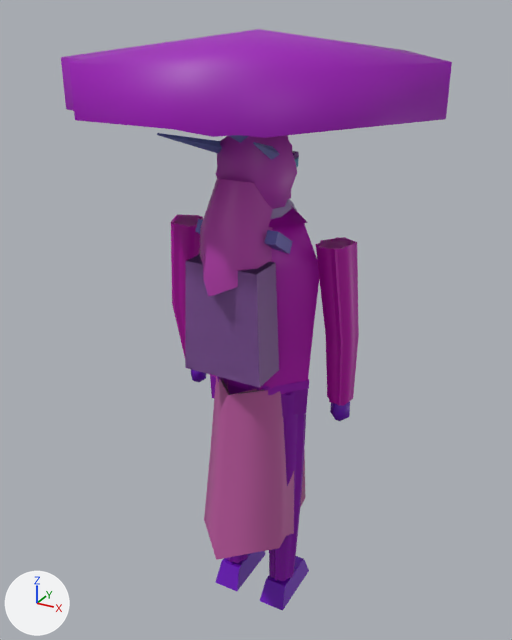
The glTF model godot/assets/models/citizen.glb: old version first, new version second.
One viewpoint serves both versions: a camera (50 mm lens) standing at (1.04, -1.9, 2.09) and looking at (-0.04, 0.05, 1.12). Lighting does not change. The marker at lower left points along +X, +Y and +Z. The older version comes first. Vertices at exactly the same position are counted once.

In view in the first picture: 'Citizen', 'CitizenFar'.
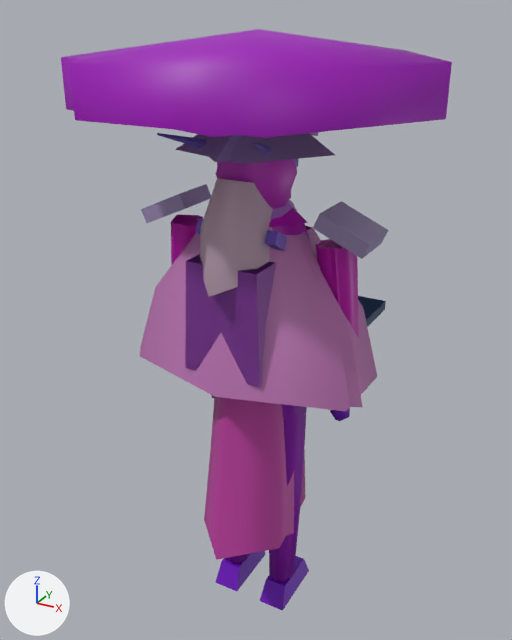
What changed in the scene script:
```text
Change me_citizen:
    used by ob_citizen; location = (0.0, 0.0, 0.0)
    remove me_citizen.from_pydata(...)  # 456 vertices, 734 faces; spans x -0.55..0.55, y -0.48..0.48, z 0.0..2.04
    add me_citizen.from_pydata(...)  # 536 vertices, 816 faces; spans x -0.55..0.55, y -0.48..0.57, z 0.0..2.04
    me_citizen part 1: a new loose piece, a box spanning x -0.25..0.25, y 0.23..0.57, z 1.022..1.058, in mat_citizen
    me_citizen part 2: a new loose piece of 18 vertices spanning x -0.39..0.39, y -0.28..0.24, z 0.97..1.47, in mat_citizen
    me_citizen part 3
    10 faces are deleted
    38 vertices are added at x -0.4..0.4, y -0.24..0.24, z 1.44..2.0
    8 new vertices lie (0.0, 0.16, 0.0) away from vertices in x -0.4..0.4, y -0.08, z 1.44..1.56
    62 new faces join them
    me_citizen part 4: 284 kept faces spanning x -0.16..0.16, y -0.42..0.2, z 0.32..1.88 get new vertex colours
    other edits to the shape of me_citizen do not show in these pictures
Change me_citizenfar:
    used by ob_citizenfar; location = (0.0, 0.0, 0.0)
    verts and faces of me_citizenfar; kept vertices keep their numbers, new ones are numbered from 159
    remove me_citizenfar.from_pydata(...)  # 159 vertices, 251 faces; spans x -0.45..0.55, y -0.53..0.53, z 0.1..2.04
    add me_citizenfar.from_pydata(...)  # 178 vertices, 258 faces; spans x -0.45..0.55, y -0.53..0.57, z 0.1..2.04
    me_citizenfar part 5: a new loose piece of 15 vertices spanning x -0.42..0.42, y -0.28..0.19, z 0.97..1.47, in mat_citizen
    me_citizenfar part 6
    add verts[159] = (0.25, 0.0, 1.71)  # pixel (335, 155)
    add verts[160] = (0.0, 0.25, 1.71)
    add verts[161] = (-0.25, 0.0, 1.71)
    add verts[162] = (0.0, -0.25, 1.71)  # pixel (214, 161)
    add verts[163] = (0.03, 0.0, 1.85)
    add verts[164] = (0.0, 0.03, 1.85)
    add verts[165] = (-0.03, 0.0, 1.85)
    add verts[166] = (0.0, -0.03, 1.85)
    add faces += [(159, 160, 164), (159, 164, 163), (160, 161, 165), (160, 165, 164), (161, 162, 166), (161, 166, 165)]
    add faces += [(159, 163, 162), (162, 163, 166)]
    other edits to the shape of me_citizenfar do not show in these pictures
```

What differs and where, as boxes (x1, y1, x2, y2) in the pictures (512 x 640 px):
'CitizenFar', reshaped
    before: (61, 29, 354, 580)
    after: (61, 29, 363, 580)
part 1 of me_citizen, added (blue)
    after: (358, 296, 386, 327)
part 2 of me_citizen, added (pink)
    after: (139, 225, 377, 411)
part 3 of me_citizen, built on (purple)
    after: (141, 132, 389, 259)
part 4 of me_citizen, recoloured
    both: (161, 133, 298, 560)
part 5 of me_citizenfar, added
    after: (140, 232, 363, 408)
part 6 of me_citizenfar, added (purple)
    after: (209, 135, 240, 162)
